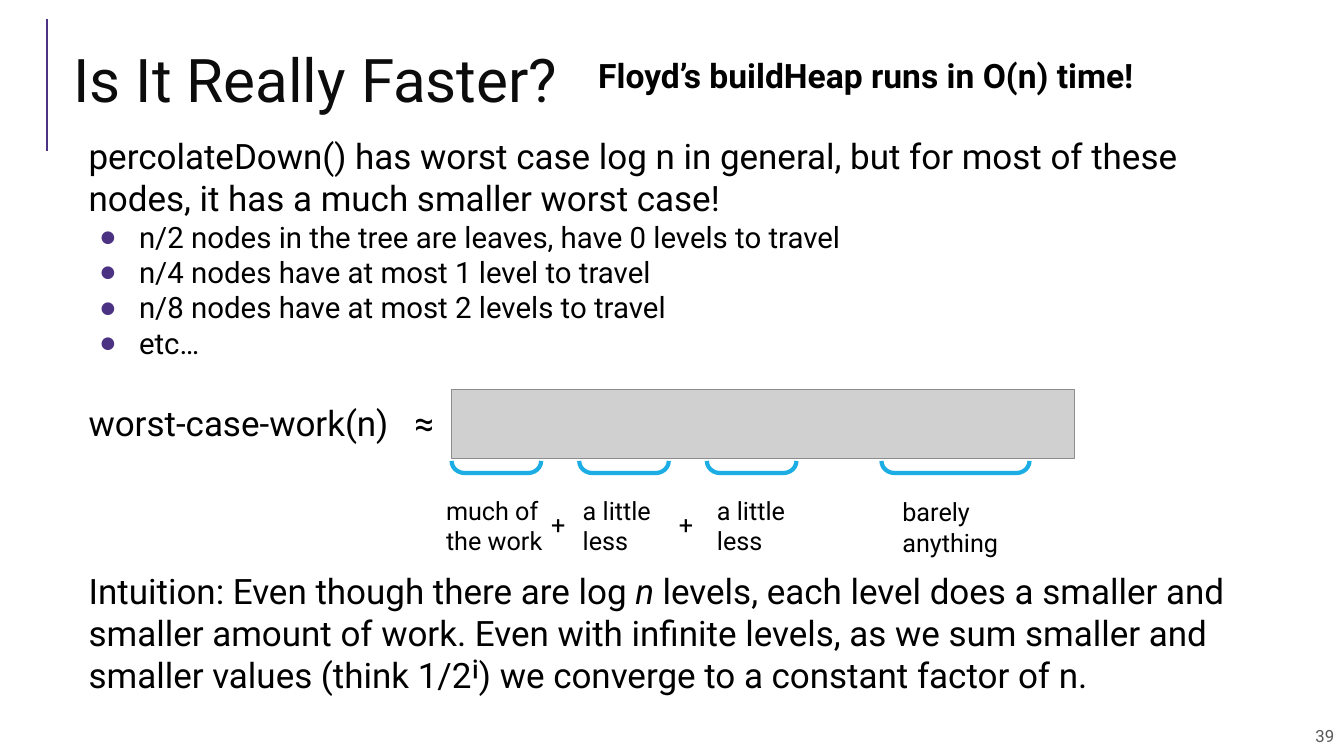
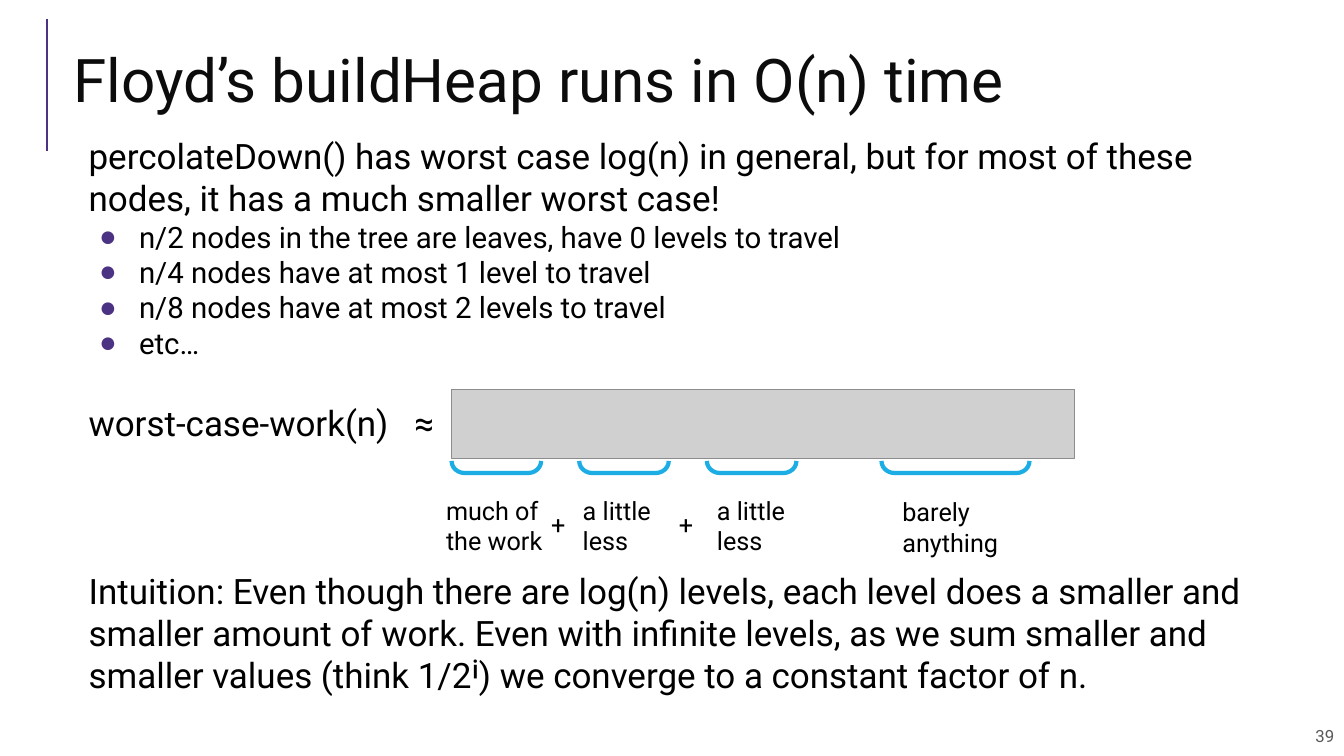
Before and after one commit to guhofstra/CSC111Fa25, a slide deck: slide 39 of PPTs/Lecture 11-heaps.pptx. Drawn at 1344x756 pixels with LibreOffice and Linux fonts; fonts in the diff are those of the drawing; grey boxes stand for pictures. Boxes give left, top, right and bottom in pixels: in the first picture for what was removed or moved away, otherwise in the second. Text is boxed around its words. In the diff, an @@ line names an element or a change of style, - is before the commit and + after.

```diff
--- a/PPTs/Lecture 11-heaps.pptx
+++ b/PPTs/Lecture 11-heaps.pptx
@@ title at [73,54,1004,116]: text changed @@
-Is It Really Faster?
+Floyd’s buildHeap runs in O(n) time
@@ text removed at [598,61,1134,96] @@
-Floyd’s buildHeap runs in O(n) time!
@@ text at [89,141,1193,216]: text changed @@
-percolateDown() has worst case log n in general, but for most of these nodes, it has a much smaller worst case!
+percolateDown() has worst case log(n) in general, but for most of these nodes, it has a much smaller worst case!
@@ text at [89,576,1240,696]: text changed @@
-Intuition: Even though there are log n levels, each level does a smaller and smaller amount of work. Even with infinite levels, as we sum smaller and smaller values (think 1/2ⁱ) we converge to a constant factor of n.
+Intuition: Even though there are log(n) levels, each level does a smaller and smaller amount of work. Even with infinite levels, as we sum smaller and smaller values (think 1/2ⁱ) we converge to a constant factor of n.
```
Also in this commit, not shown: 8 other slides changed, 14 other files.
